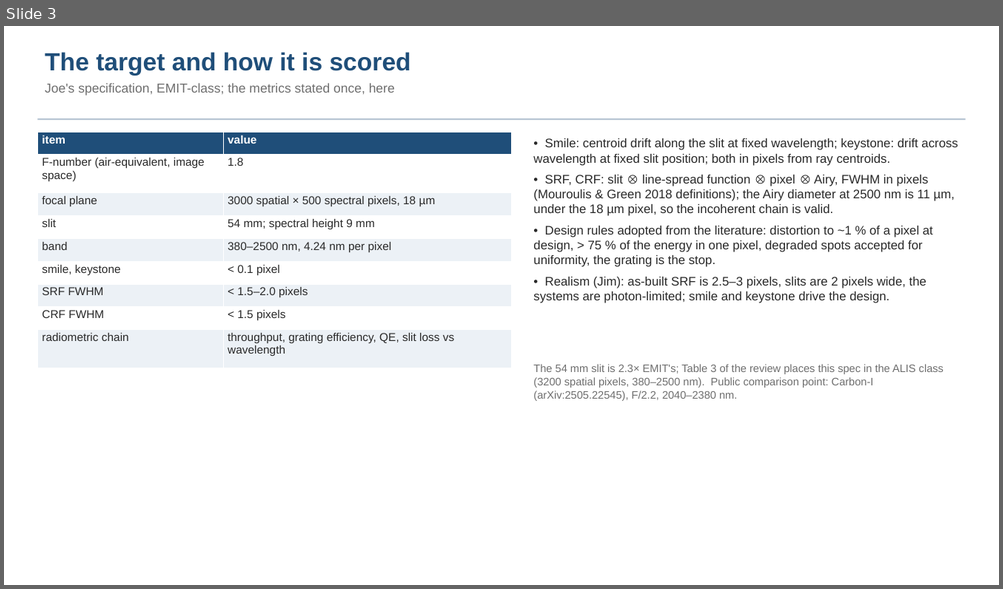
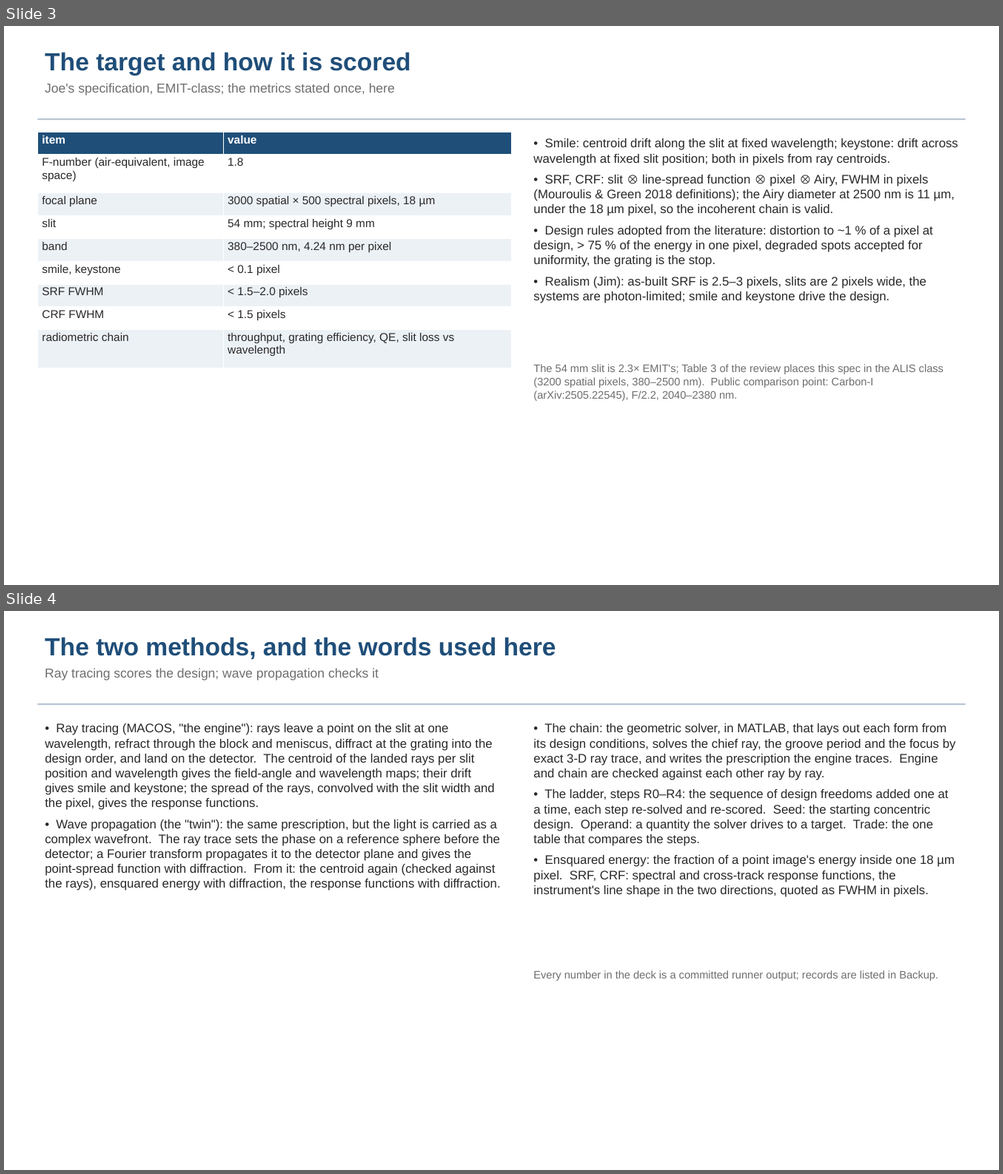
Before and after one commit to nasa-jpl/macos, a slide deck: demo_session/deck_dyson_baseline.pptx. Shown one above the other, each under a label of ours: slide 3 before the commit, slides 3 and 4 after it. The pictures are 1003x589 and 1003x1174 pixels, drawn with LibreOffice and Linux fonts; fonts in the diff are those of the drawing. Boxes give left, top, right and bottom in pixels: in the first picture for what was removed or moved away, otherwise in the second. Text is boxed around its words. In the diff, an @@ line names an element or a change of style, - is before the commit and + after.

```diff
--- a/demo_session/deck_dyson_baseline.pptx
+++ b/demo_session/deck_dyson_baseline.pptx
@@ slide 4 added at bbox=[4, 611, 999, 1170], background #FFFFFF @@
@@ text added at bbox=[45, 637, 556, 681], 12.5 pt, text #6E6E6E @@
+The two methods, and the words used here
+Ray tracing scores the design; wave propagation checks it
@@ rectangle added at bbox=[37, 703, 965, 705], fill #B8C6D4 @@
@@ text added at bbox=[45, 723, 501, 891], 12 pt, text #282828 @@
+• Ray tracing (MACOS, "the engine"): rays leave a point on the slit at one wavelength, refract through the block and meniscus, diffract at the grating into the design order, and land on the detector. The centroid of the landed rays per slit position and wavelength gives the field-angle and wavelength maps; their drift gives smile and keystone; the spread of the rays, convolved with the slit width and the pixel, gives the response functions.
+• Wave propagation (the "twin"): the same prescription, but the light is carried as a complex wavefront. The ray trace sets the phase on a reference sphere before the detector; a Fourier transform propagates it to the detector plane and gives the point-spread function with diffraction. From it: the centroid again (checked against the rays), ensquared energy with diffraction, the response functions with diffraction.
@@ text added at bbox=[533, 723, 956, 897], 12 pt, text #282828 @@
+• The chain: the geometric solver, in MATLAB, that lays out each form from its design conditions, solves the chief ray, the groove period and the focus by exact 3-D ray trace, and writes the prescription the engine traces. Engine and chain are checked against each other ray by ray.
+• The ladder, steps R0–R4: the sequence of design freedoms added one at a time, each step re-solved and re-scored. Seed: the starting concentric design. Operand: a quantity the solver drives to a target. Trade: the one table that compares the steps.
+• Ensquared energy: the fraction of a point image's energy inside one 18 µm pixel. SRF, CRF: spectral and cross-track response functions, the instrument's line shape in the two directions, quoted as FWHM in pixels.
@@ text added at bbox=[533, 971, 938, 981], 10.5 pt, text #6E6E6E @@
+Every number in the deck is a committed runner output; records are listed in Backup.
```
Also in this commit, not shown: 8 slides changed, 3 other slides added, 1 slide removed, 1 other file.
